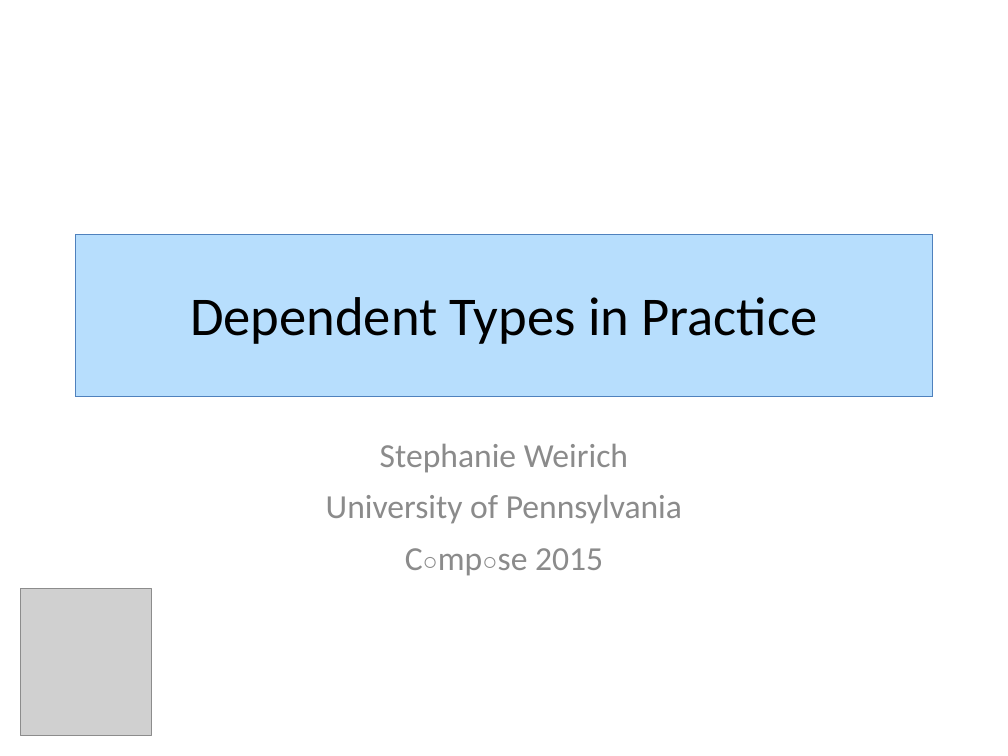
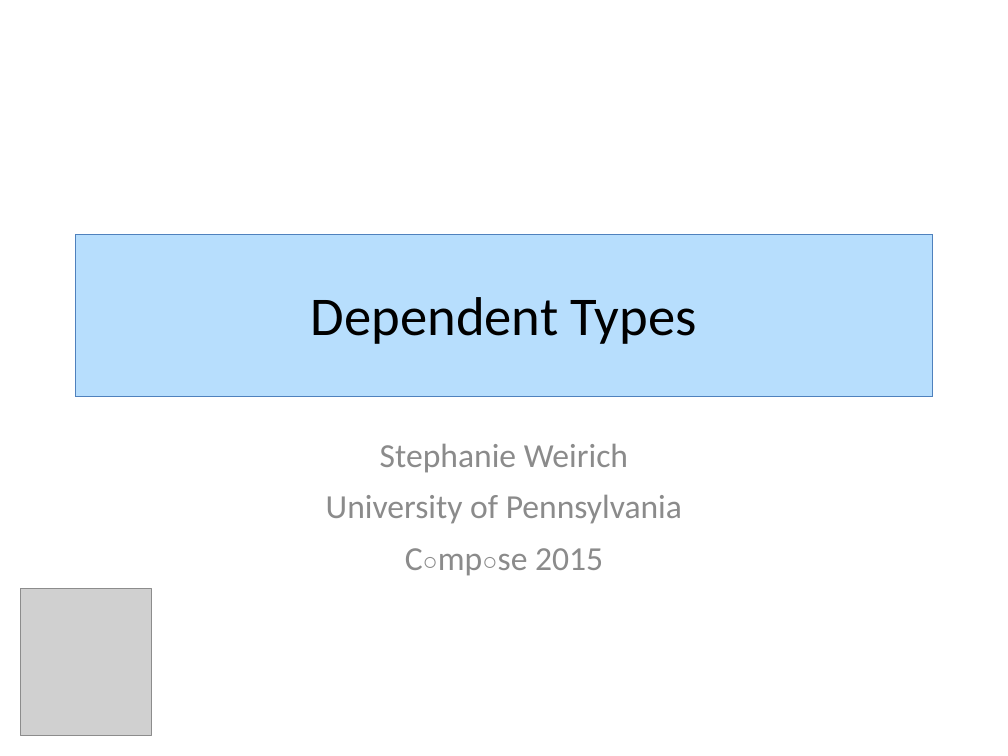
Before and after one commit to sweirich/pi-forall, a slide deck: slide 1 of compose15.pptx. Drawn at 1008x756 pixels with LibreOffice and Linux fonts; fonts in the diff are those of the drawing; grey boxes stand for pictures. Boxes give left, top, right and bottom in pixels: in the first picture for what was removed or moved away, otherwise in the second. Text is boxed around its words. In the diff, an @@ line names an element or a change of style, - is before the commit and + after.

```diff
--- a/compose15.pptx
+++ b/compose15.pptx
@@ title at (x1=311, y1=297, x2=697, y2=344): text changed @@
-Dependent Types in Practice
+Dependent Types
```
Also in this commit, not shown: 5 other slides changed, 6 other files.
